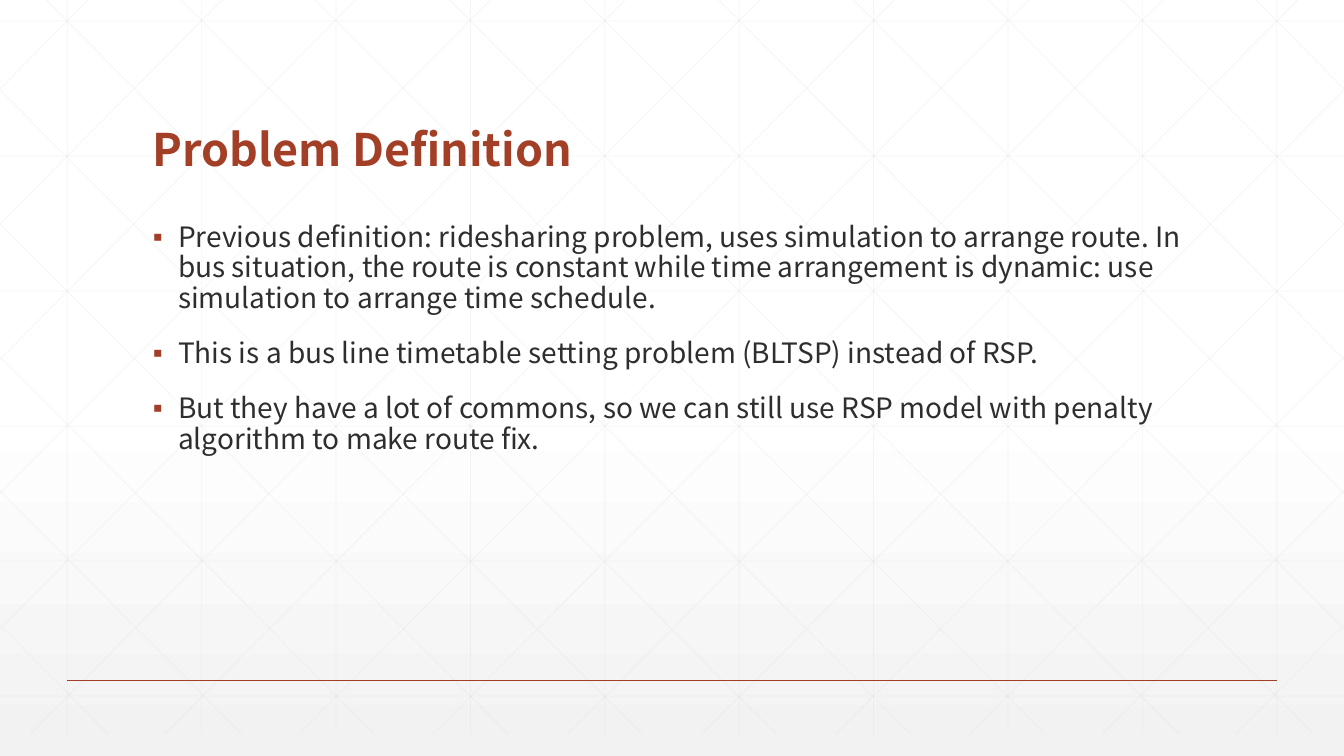
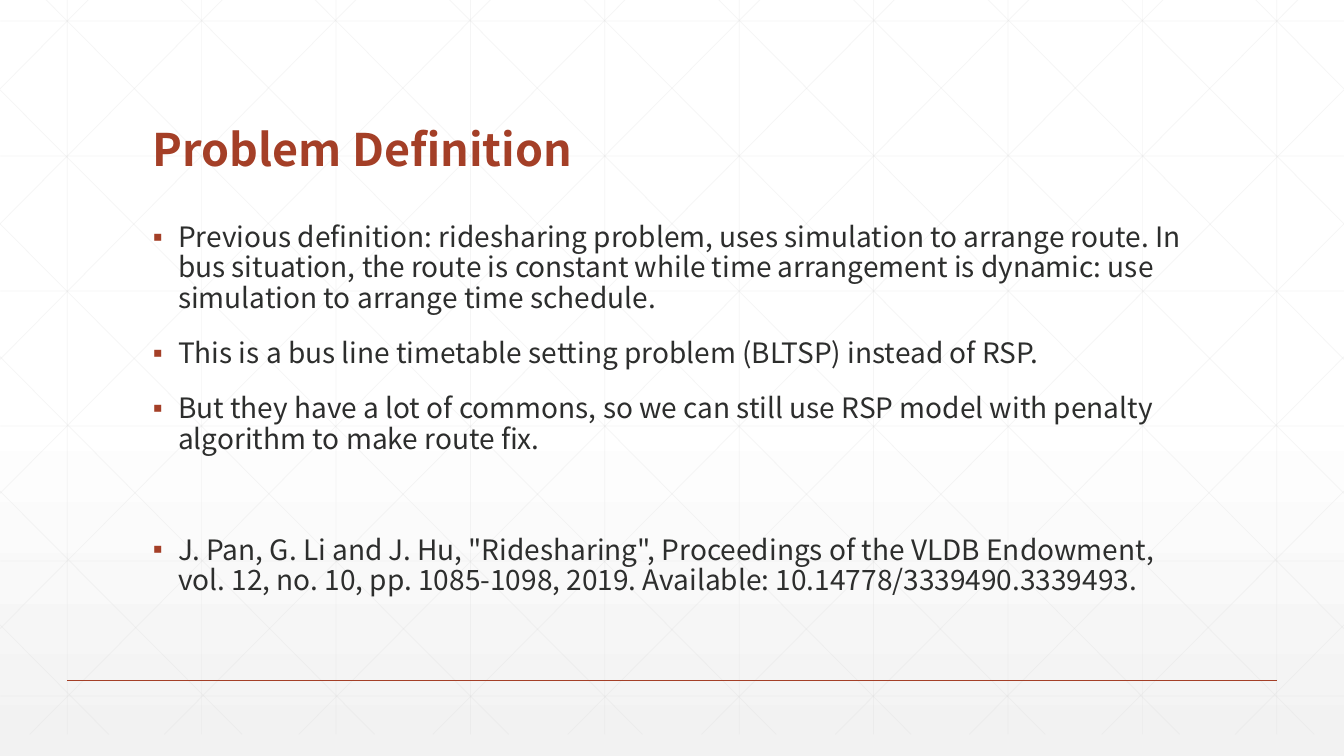
Before and after one commit to Lyther/Cargo-impl, a slide deck: slide 3 of Document/Innovation-project/BLTSP-mid-pre-Andrea.pptx. Drawn at 1344x756 pixels with LibreOffice and Linux fonts; fonts in the diff are those of the drawing. Boxes give left, top, right and bottom in pixels: in the first picture for what was removed or moved away, otherwise in the second. Text is boxed around its words. In the diff, an @@ line names an element or a change of style, - is before the commit and + after.

```diff
--- a/Document/Innovation-project/BLTSP-mid-pre-Andrea.pptx
+++ b/Document/Innovation-project/BLTSP-mid-pre-Andrea.pptx
@@ text at [178,537,1154,597]: paragraph added @@
+▪ J. Pan, G. Li and J. Hu, "Ridesharing", Proceedings of the VLDB Endowment, vol. 12, no. 10, pp. 1085-1098, 2019. Available: 10.14778/3339490.3339493.
```
Also in this commit, not shown: 1 other slide changed, 10 other files.
